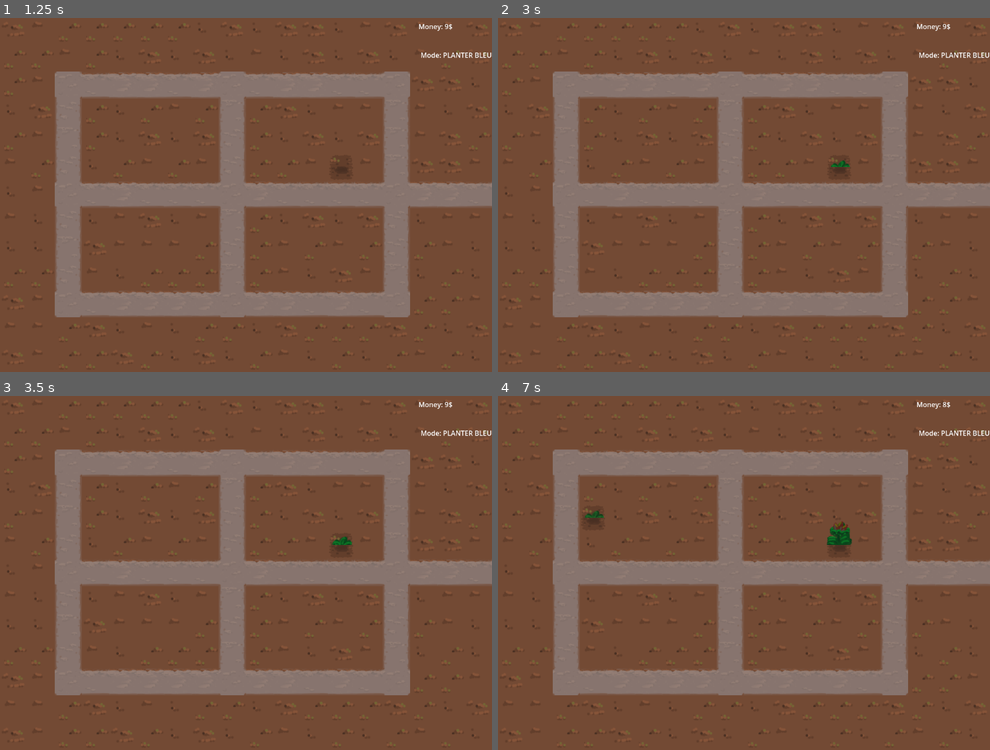
Above: before the commit, frames 1-4 (two rows, left to right).
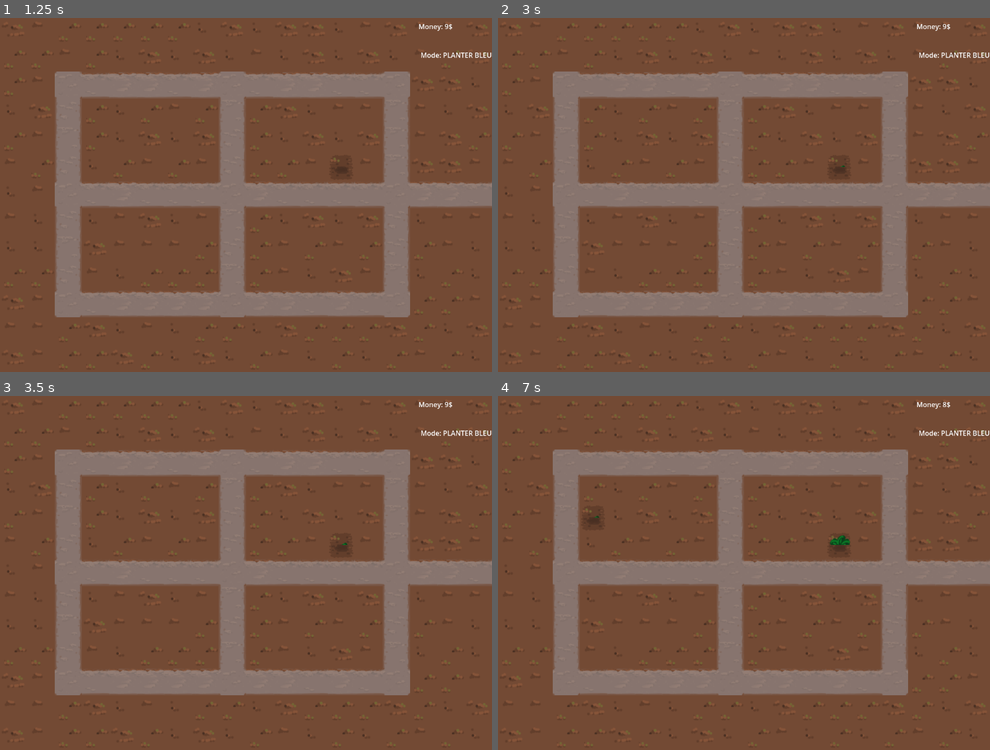
Above: after the commit, the same moments.

Repository: serrureriehurluberlesque/EGJ2025
Game: Godot game, scene res://scenes/world/world.tscn
Same seed, same stepped clock (60 frames per second), same inputs: the game is played once before the commit and once after it.
Inputs (mouse positions are in pixels of both pictures, inside the frame that each line leads up to):
- Up to frame 1 (1.25 s): tap Enter at 0.5 s; move the mouse to (354, 177) at 0.52 s; press the mouse at (354, 177) at 0.53 s
- Up to frame 2 (3 s): tap Space at 1.25, 2.75 s; move the mouse to (645, 212) at 1.27 s; release the mouse at (645, 212) at 1.28 s; tap C (cut_mode) at 1.35 s; click (645, 212) at 1.42 s; tap Enter at 2 s; move the mouse to (793, 117) at 2.02 s; hold G (grow_mode) 2.03-2.78 s; click (793, 117) at 2.17 s; move the mouse to (719, 265) at 2.77 s; tap 1 (plant_blue_mode) at 2.85 s; click (719, 265) at 2.92 s
- Up to frame 3 (3.5 s): no input
- Up to frame 4 (7 s): tap Enter at 3.5 s; move the mouse to (891, 626) at 3.52 s; hold R (plant_red_mode) 3.53-4.28 s; click (891, 626) at 3.67 s; tap Space at 4.25 s; move the mouse to (596, 519) at 4.27 s; click (596, 519) at 4.35 s; move the mouse to (768, 573) at 5.02 s; hold C (cut_mode) 5.03-5.78 s; click (768, 573) at 5.17 s; move the mouse to (670, 484) at 5.77 s; tap G (grow_mode) at 5.85 s; click (670, 484) at 5.92 s; move the mouse to (852, 555) at 6.52 s; hold 1 (plant_blue_mode) from 6.53 s (still down); click (852, 555) at 6.67 s

Frame 1 is identical in both runs. In frame 2, less than 0.1% of the frame differs, in the area x 67-72%, y 40-43%; in frame 3, less than 0.1%; in frame 4, 0.3%, in the area x 17-72%, y 32-43%.

Commit message:
scale growth

Diff:
--- a/egj2025/scenes/plant/plant.gd
+++ b/egj2025/scenes/plant/plant.gd
@@ -9,7 +9,7 @@
 var SPRITE_HEIGHT = 96.0
 var LIMITMIN = 66.0
 var LIMITMAX = 133.0
-var GOTTAGOFAST = 10.0  # 1.0 for true game
+var GOTTAGOFAST = 0.1  # 1.0 for true game
 var MAXCUTTAGE = 1.0
 
 var growth := 0.0
@@ -48,7 +48,7 @@
 func grow(speed: float) -> void:
 	var interest = is_interesting()
 
-	growth = min(2 * full_growth, growth + speed)
+	growth = min(2 * full_growth, growth + speed * 50.0)
 
 	if interest != is_interesting():
 		for c in get_overlapping_areas():
